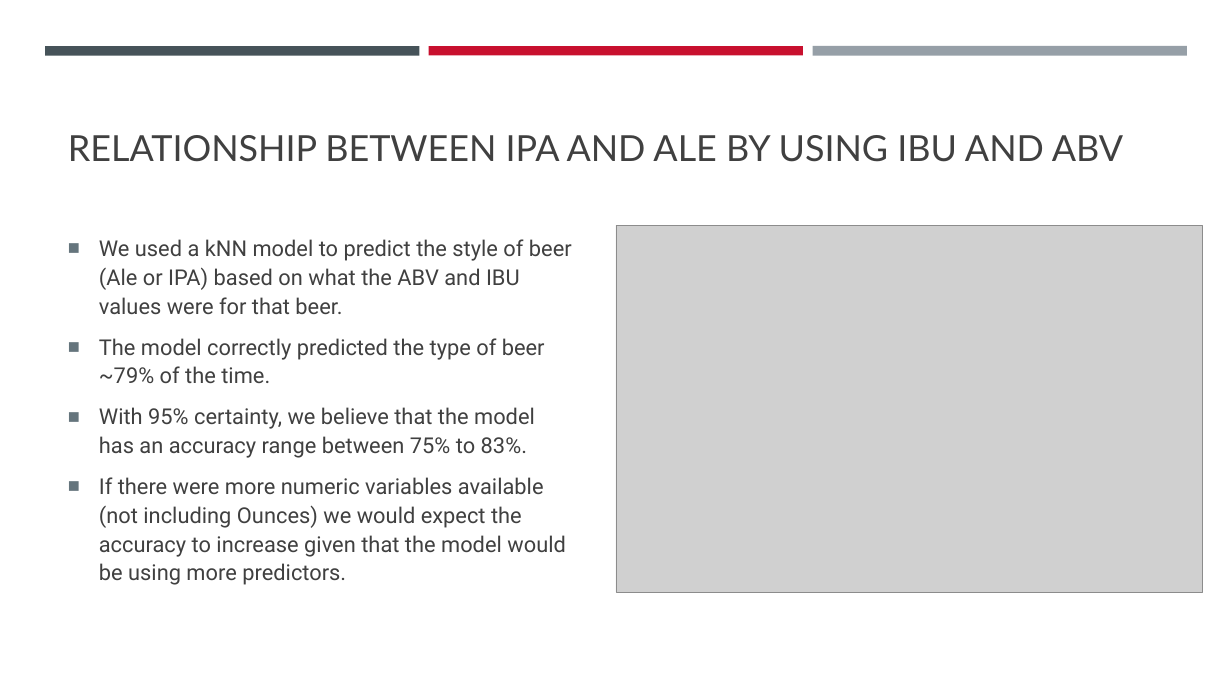
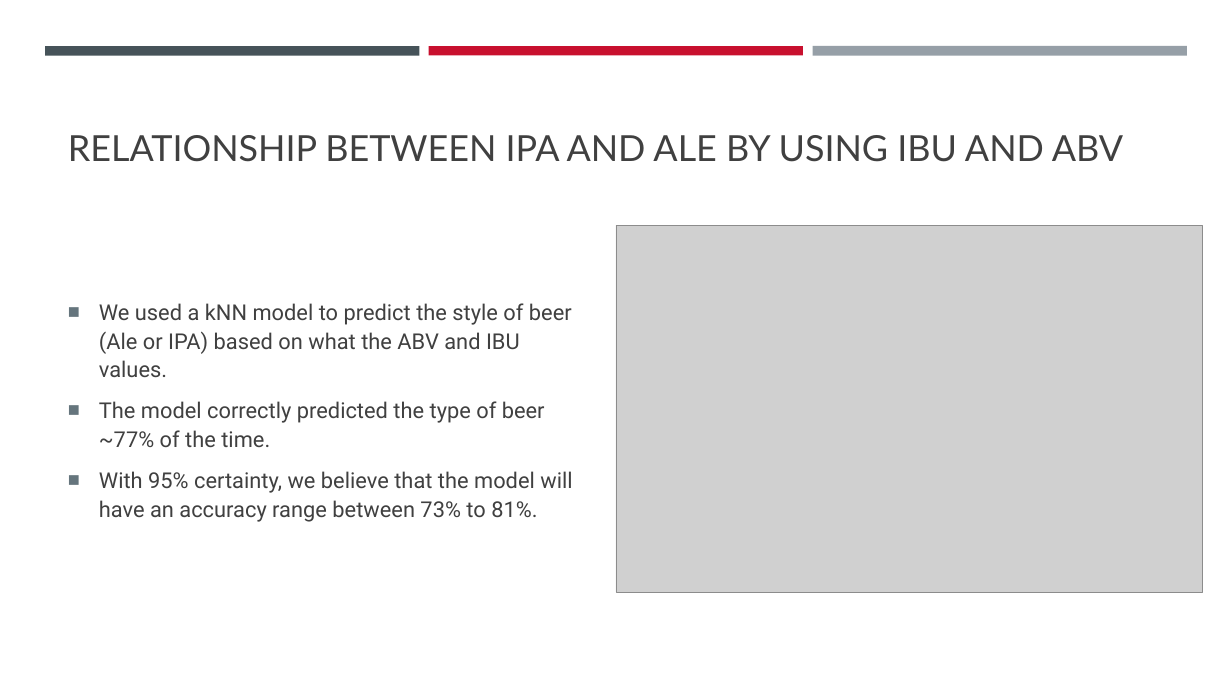
Before and after one commit to phuggins/6306_DDS-Case-Study-1, a slide deck: slide 10 of Budweiser Data Analysis_Final_Paul Huggins.pptx. Drawn at 1232x693 pixels with LibreOffice and Linux fonts; fonts in the diff are those of the drawing; grey boxes stand for pictures; background and template pictures are left out. Boxes give left, top, right and bottom in pixels: in the first picture for what was removed or moved away, otherwise in the second. Text is boxed around its words. In the diff, an @@ line names an element or a change of style, - is before the commit and + after.

```diff
--- a/Budweiser Data Analysis_Final_Paul Huggins.pptx
+++ b/Budweiser Data Analysis_Final_Paul Huggins.pptx
@@ text at [99,303,572,522]: text changed @@
-■ We used a kNN model to predict the style of beer (Ale or IPA) based on what the ABV and IBU values were for that beer.
-■ The model correctly predicted the type of beer ~79% of the time.
-■ With 95% certainty, we believe that the model has an accuracy range between 75% to 83%.
-■ If there were more numeric variables available (not including Ounces) we would expect the accuracy to increase given that the model would be using more predictors.
+■ We used a kNN model to predict the style of beer (Ale or IPA) based on what the ABV and IBU values.
+■ The model correctly predicted the type of beer ~77% of the time.
+■ With 95% certainty, we believe that the model will have an accuracy range between 73% to 81%.
```
Also in this commit, not shown: 1 other slide changed.
